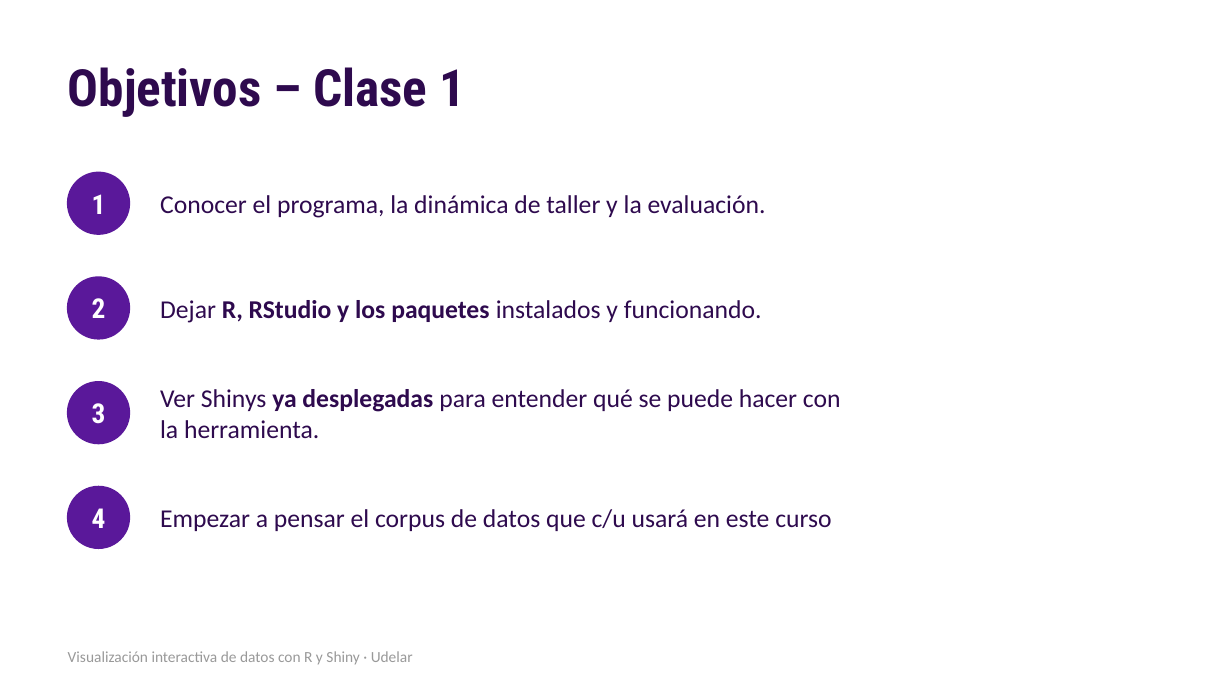
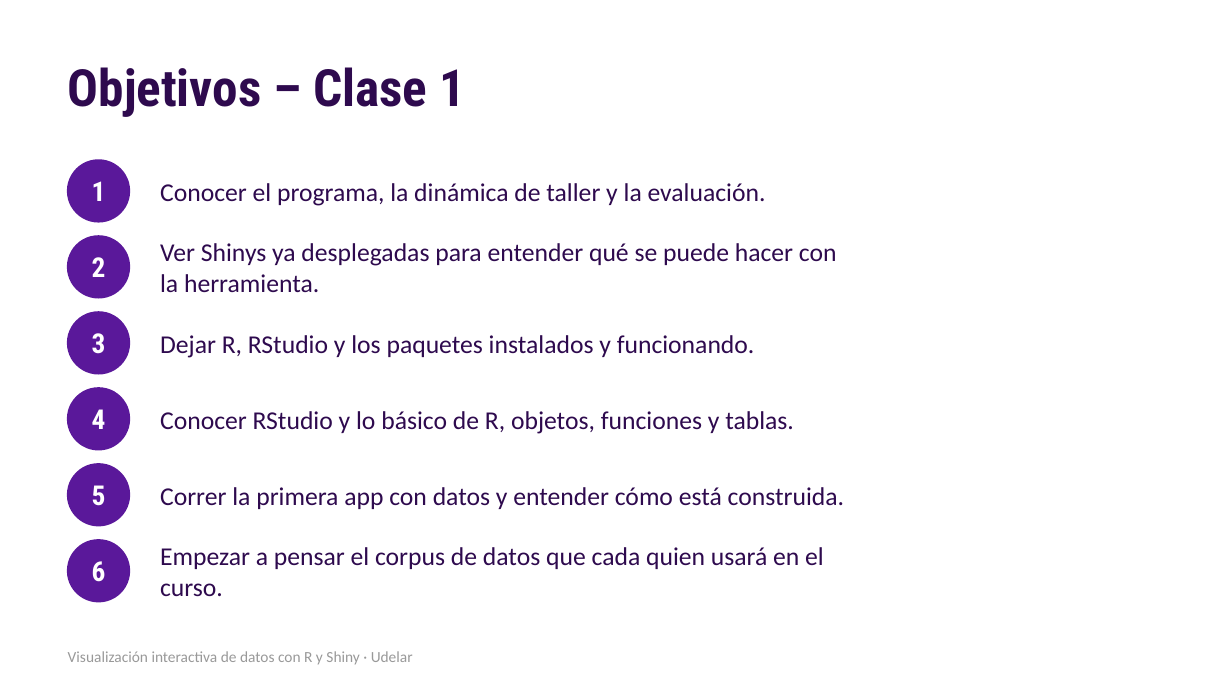
Before and after one commit to nahura99/visualizacion_datos_shiny, a slide deck: slide 2 of clase1/clase1.pptx. Drawn at 1232x693 pixels with LibreOffice and Linux fonts; fonts in the diff are those of the drawing. Boxes give left, top, right and bottom in pixels: in the first picture for what was removed or moved away, otherwise in the second. Text is boxed around its words. In the diff, an @@ line names an element or a change of style, - is before the commit and + after.

Commit message:
Reestructurar el curso en 7 clases y una Clase Extra
- Clase 1 junta la presentación y la nivelación de la vieja 1b. La app de la
  tabla pasa al estilo del curso y se suma primeros_pasos.R.
- Clase 7 junta estética y navegación con la app final y su publicación.
  Queda solo la app final, con datos/ y deploy.R.
- revisor_corpus pasa a ser la Clase Extra (clase_extra.pptx).
- Se borran clase1b, clase8 y los PDF viejos.
- README, datos/README.md y preparar_elecciones_2024.R con la nueva numeración.

```diff
--- a/clase1/clase1.pptx
+++ b/clase1/clase1.pptx
@@ 2 texts, 1 ellipse: place and size @@
-2 texts, 1 ellipse at bbox=[68, 172, 766, 234]
+2 texts, 1 ellipse at bbox=[68, 160, 766, 222]
@@ text "2": place and size @@
-text "2" at bbox=[92, 298, 106, 318]
+text "2" at bbox=[92, 257, 106, 277]
@@ ellipse added at bbox=[68, 237, 129, 298], fill #5A189A, outline #5A189A 1 pt @@
@@ text "Ver Shinys ya desplegadas para ...": place and size @@
-text "Ver Shinys ya desplegadas para ..." at bbox=[160, 389, 841, 438]
+text "Ver Shinys ya desplegadas para ..." at bbox=[160, 243, 837, 292]
@@ text "Ver Shinys ya desplegadas para ..." at bbox=[160, 243, 837, 292]: bold off in "ya desplegadas" @@
@@ ellipse: place and size @@
-ellipse at bbox=[68, 277, 129, 339]
+ellipse at bbox=[68, 312, 129, 373]
@@ text "3": place and size @@
-text "3" at bbox=[92, 403, 106, 424]
+text "3" at bbox=[92, 333, 106, 354]
@@ text "Dejar R, RStudio y los ...": place and size @@
-text "Dejar R, RStudio y los ..." at bbox=[160, 300, 762, 323]
+text "Dejar R, RStudio y los ..." at bbox=[160, 335, 755, 358]
@@ text "Dejar R, RStudio y los ..." at bbox=[160, 335, 755, 358]: bold off in "R, RStudio y los paquetes" @@
@@ text "4": place and size @@
-text "4" at bbox=[92, 508, 106, 528]
+text "4" at bbox=[92, 409, 106, 429]
@@ ellipse: place and size @@
-ellipse at bbox=[68, 382, 129, 444]
+ellipse at bbox=[68, 388, 129, 450]
@@ text added at bbox=[160, 411, 794, 434], 15 pt, text #2E0A4E @@
+Conocer RStudio y lo básico de R, objetos, funciones y tablas.
@@ ellipse: place and size @@
-ellipse at bbox=[68, 487, 129, 548]
+ellipse at bbox=[68, 464, 129, 526]
@@ text added at bbox=[92, 485, 106, 506], 16 pt, text #FFFFFF, bold @@
+5
@@ text added at bbox=[160, 487, 844, 509], 15 pt, text #2E0A4E @@
+Correr la primera app con datos y entender cómo está construida.
@@ ellipse added at bbox=[68, 540, 129, 601], fill #5A189A, outline #5A189A 1 pt @@
@@ text added at bbox=[92, 561, 106, 582], 16 pt, text #FFFFFF, bold @@
+6
@@ text at bbox=[160, 547, 824, 597]: text changed @@
-Empezar a pensar el corpus de datos que c/u usará en este curso
+Empezar a pensar el corpus de datos que cada quien usará en el curso.
```
Also in this commit, not shown: 4 other slides changed, 8 slides added, 1 slide removed, 23 other files.
